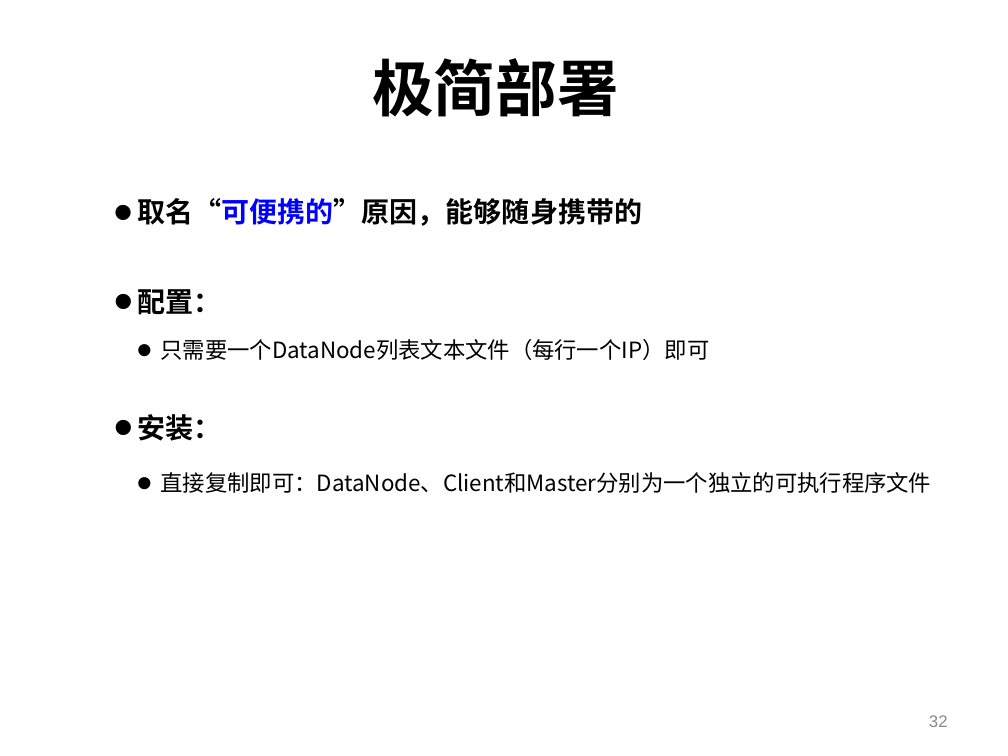
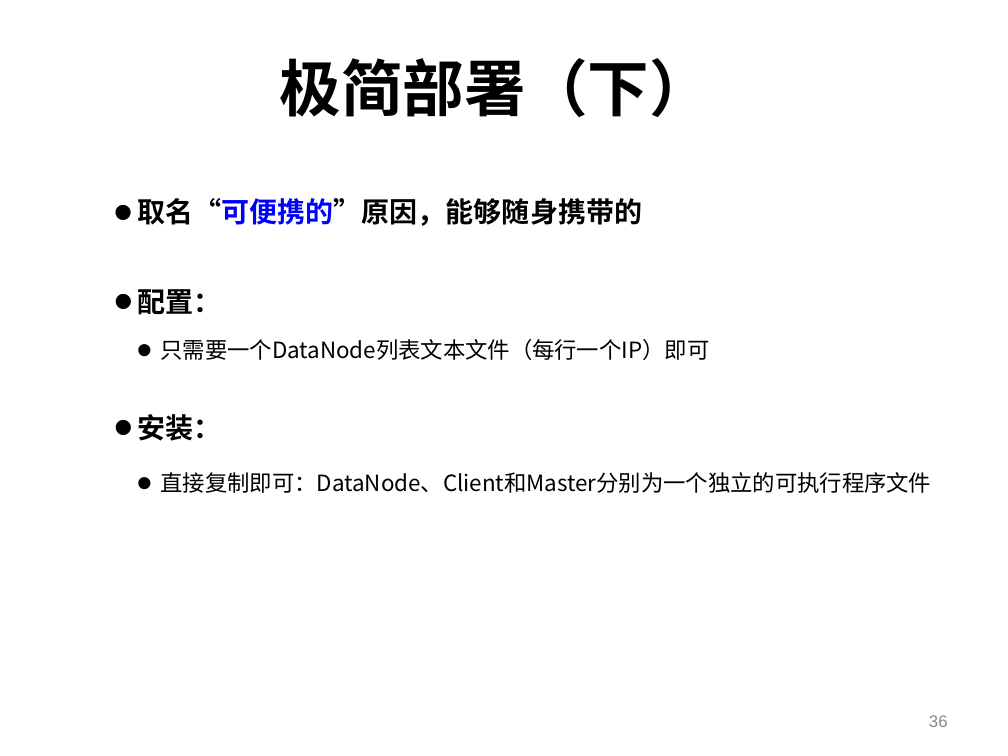
Before and after one commit to machicao2013/mooon, a slide deck: slide 36 of applications/lightfs/doc/portableDFS-可便携的分布式文件系统.ppt (slide 32 before the commit). Drawn at 1008x756 pixels with LibreOffice and Linux fonts; fonts in the diff are those of the drawing; background and template pictures are left out. Boxes give left, top, right and bottom in pixels: in the first picture for what was removed or moved away, otherwise in the second. Text is boxed around its words. In the diff, an @@ line names an element or a change of style, - is before the commit and + after.

```diff
--- a/applications/lightfs/doc/portableDFS-可便携的分布式文件系统.ppt
+++ b/applications/lightfs/doc/portableDFS-可便携的分布式文件系统.ppt
@@ title at (280, 58, 711, 117): text changed @@
-极简部署
+极简部署（下）
@@ page number at (929, 715, 948, 727): text changed @@
-32
+36
```
Also in this commit, not shown: 15 other slides changed, 4 slides added, 4 other files.
